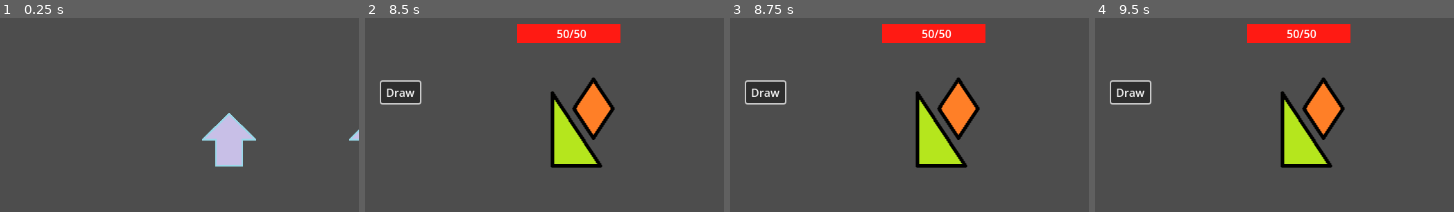
Above: before the commit, frames 1-4 (left to right).
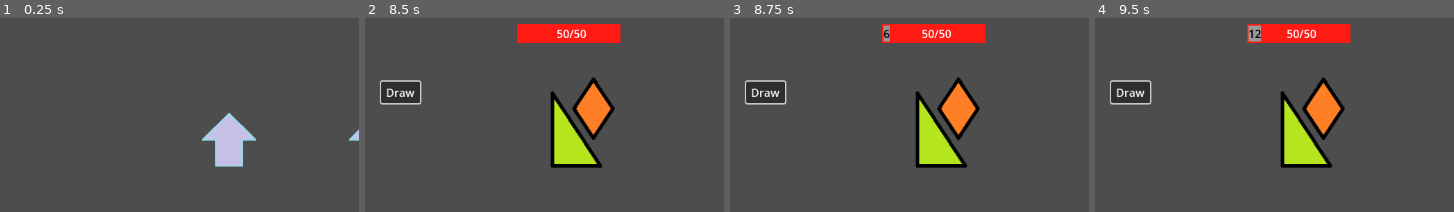
Above: after the commit, the same moments.

Repository: HartThomas/Roguelike-Ideas
Game: Godot game, scene res://main.tscn
Two runs of this game, one before a commit and one after it. Both use one fixed random seed, a clock stepped at 60 frames per second and the inputs below.
Inputs (mouse positions are % of the whole screen's width and height, from its top left):
- Up to frame 1 (0.25 s): no input
- Up to frame 2 (8.5 s): tap Enter at 0.5 s; drag from (52, 31) to (61, 26) at 0.52 s; click "Draw" at 1.25 s; click "Draw" at 2 s; click "Draw" at 2.75 s; drag from (4, 89) to (50, 82) at 3.52 s; move the mouse to (18, 83) at 4.27 s; click (18, 83) at 4.42 s; drag from (4, 82) to (68, 82) at 5.02 s; drag from (23, 78) to (68, 82) at 5.77 s; drag from (4, 75) to (50, 82) at 6.52 s; move the mouse to (68, 82) at 7.27 s; click (68, 82) at 7.42 s; drag from (50, 82) to (4, 78) at 8.02 s
- Up to frame 3 (8.75 s): no input
- Up to frame 4 (9.5 s): drag from (37, 82) to (4, 75) at 8.77 s
The pictures show only the part of the screen within x 0-50%, y 0-50%; the shares and areas given below are measured in that part.

Frames 1-2 are identical in both runs. In frame 3, 0.2% of the frame differs, in the area x 42-45%, y 3-13%; in frame 4, 0.3%, in the area x 42-47%, y 3-13%.

Commit message:
Add block bar and block card functionality

Diff:
--- a/BattleManager.gd
+++ b/BattleManager.gd
@@ -2,10 +2,12 @@
 @export var battleInfo : BattleInfo
 @export var card_resource : CardStats
 @export var player_max_health : int = 50
+@export var player_health : int = 50
+@export var player_block : int = 0
+
 @export var enemy_max_health : int = 50
-@export var player_health : int = 50
 @export var enemy_health : int = 50
-
+@export var enemy_block : int = 0
 
 # Called when the node enters the scene tree for the first time.
 func _ready() -> void:
--- a/battle.gd
+++ b/battle.gd
@@ -33,7 +33,7 @@
 	clickedArray.clear()
 	if not card.in_hand and hand.has(card):
 		edit_enemy_health(card.card_info.attack)
-
+		edit_player_block(card.card_info.block)
 		depleted.append(card)
 		hand.erase(card)
 		arrange_depleted()
@@ -113,7 +113,6 @@
 		card.queue_free()
 
 	var index = 0
-	print(BattleManager.battleInfo.deck)
 	for card in BattleManager.battleInfo.deck:
 		var new_card = card_scene.instantiate()
 		new_card.card_info = card
@@ -131,20 +130,57 @@
 	$Player/HealthBar.max_value = BattleManager.player_max_health
 	$Player/HealthBar.value  = BattleManager.player_health
 	$Player/HealthBar/HealthLabel.text = str(BattleManager.player_health) + '/' + str(BattleManager.player_max_health)
+	$Player/BlockBar.value = BattleManager.player_block
+	if BattleManager.player_block > 0:
+		$Player/BlockBar/BlockLabel.text = BattleManager.player_block
+	else:
+		$Player/BlockBar/BlockLabel.text = ''
+
 	$Enemy/HealthBar.max_value = BattleManager.enemy_max_health
 	$Enemy/HealthBar.value = BattleManager.enemy_health
 	$Enemy/HealthBar/Label.text = str(BattleManager.enemy_health) + '/' + str(BattleManager.enemy_max_health)
+	$Enemy/BlockBar.value = BattleManager.enemy_block
+	if BattleManager.enemy_block > 0:
+		$Enemy/BlockBar/BlockLabel.text = BattleManager.enemy_block
+	else:
+		$Enemy/BlockBar/BlockLabel.text = ''
 	show()
 
 func edit_player_health(amount) -> void:
+	if BattleManager.player_block > 0:
+		amount -= BattleManager.player_block
+		BattleManager.player_block = 0
+		$Player/BlockBar.value = BattleManager.player_block
+		if BattleManager.player_block == 0:
+			$Player/BlockBar/BlockLabel.text = ''
+		else:
+			$Player/BlockBar/BlockLabel.text = str(BattleManager.player_block)
 	BattleManager.player_health -= amount
 	$Player/HealthBar.value = BattleManager.player_health
 	$Player/HealthBar/HealthLabel.text = str(BattleManager.player_health) + '/' + str(BattleManager.player_max_health)
 
 func edit_enemy_health(amount) -> void:
+	if BattleManager.enemy_block > 0:
+		amount -= BattleManager.enemy_block
+		BattleManager.enemy_block = 0
+		$Enemy/BlockBar.value = BattleManager.enemy_block
+		if BattleManager.enemy_block == 0:
+			$Enemy/BlockBar/BlockLabel.text = ''
+		else:
+			$Enemy/BlockBar/BlockLabel.text = str(BattleManager.enemy_block)
 	BattleManager.enemy_health -= amount
 	$Enemy/HealthBar.value = BattleManager.enemy_health
 	$Enemy/HealthBar/Label.text = str(BattleManager.enemy_health) + '/' + str(BattleManager.enemy_max_health)
 
+func edit_player_block(amount) -> void:
+	BattleManager.player_block += amount
+	$Player/BlockBar.value = BattleManager.player_block
+	$Player/BlockBar/BlockLabel.text = str(BattleManager.player_block)
+
+func edit_enemy_block(amount) -> void:
+	BattleManager.enemy_block += amount
+	$Enemy/BlockBar.value = BattleManager.enemy_block
+	$Enemy/BlockBar/BlockLabel.text = str(BattleManager.enemy_block)
+
 func end_battle()->void:
 	hide()
--- a/battle.tscn
+++ b/battle.tscn
@@ -14,6 +14,11 @@
 
 [sub_resource type="StyleBoxFlat" id="StyleBoxFlat_isxt2"]
 bg_color = Color(0.997617, 0.102632, 0.073368, 1)
+
+[sub_resource type="StyleBoxFlat" id="StyleBoxFlat_vrubk"]
+bg_color = Color(0.6, 0.6, 0.6, 0)
+
+[sub_resource type="StyleBoxFlat" id="StyleBoxFlat_1wdht"]
 
 [node name="Battle" type="Node2D"]
 script = ExtResource("1_flmcs")
@@ -61,6 +66,7 @@
 show_percentage = false
 
 [node name="HealthLabel" type="Label" parent="Player/HealthBar"]
+z_index = 1
 layout_mode = 0
 offset_left = 57.0
 offset_top = 2.0
@@ -68,12 +74,29 @@
 offset_bottom = 25.0
 text = "50/50"
 
+[node name="BlockBar" type="ProgressBar" parent="Player"]
+offset_left = -81.0
+offset_top = -153.0
+offset_right = 66.0
+offset_bottom = -130.0
+theme_override_styles/background = SubResource("StyleBoxFlat_vrubk")
+theme_override_styles/fill = SubResource("StyleBoxFlat_1wdht")
+value = 20.0
+show_percentage = false
+
+[node name="BlockLabel" type="Label" parent="Player/BlockBar"]
+layout_mode = 0
+offset_right = 40.0
+offset_bottom = 23.0
+theme_override_colors/font_color = Color(0, 0, 0, 1)
+
 [node name="Enemy" type="Sprite2D" parent="."]
 position = Vector2(709, 197)
 scale = Vector2(0.556411, 0.546729)
 texture = ExtResource("5_nqs84")
 
 [node name="HealthBar" type="ProgressBar" parent="Enemy"]
+z_index = 1
 offset_left = -140.184
 offset_top = -276.188
 offset_right = 109.816
@@ -93,6 +116,22 @@
 theme_override_font_sizes/font_size = 30
 text = "50/50"
 
+[node name="BlockBar" type="ProgressBar" parent="Enemy"]
+offset_left = -137.0
+offset_top = -274.0
+offset_right = 108.0
+offset_bottom = -227.0
+theme_override_styles/background = SubResource("StyleBoxFlat_vrubk")
+theme_override_styles/fill = SubResource("StyleBoxFlat_1wdht")
+value = 20.0
+show_percentage = false
+
+[node name="BlockLabel" type="Label" parent="Enemy/BlockBar"]
+layout_mode = 0
+offset_right = 87.0
+offset_bottom = 47.0
+theme_override_colors/font_color = Color(0, 0, 0, 1)
+
 [connection signal="area_entered" from="Hand" to="." method="_on_hand_area_entered"]
 [connection signal="area_exited" from="Hand" to="." method="_on_hand_area_exited"]
 [connection signal="clicked" from="Card" to="." method="_on_card_clicked"]
--- a/card.gd
+++ b/card.gd
@@ -32,7 +32,6 @@
 
 # Called every frame. 'delta' is the elapsed time since the previous frame.
 func _process(delta: float) -> void:
-
 	if not is_dragging and self.has_meta("target_position") and self.get_meta("target_position") != self.position:
 		self.position = self.position.lerp(self.get_meta("target_position"), 5 * delta)
 	if not in_deck:
@@ -58,7 +57,6 @@
 
 
 func _on_mouse_entered() -> void:
-
 	if not temporary_instance:
 		mouseEntered.emit(self, true)
 	var shader = canvas_layer.get_material()
Not shown: 1 places in battle.tscn that only renumber resources
